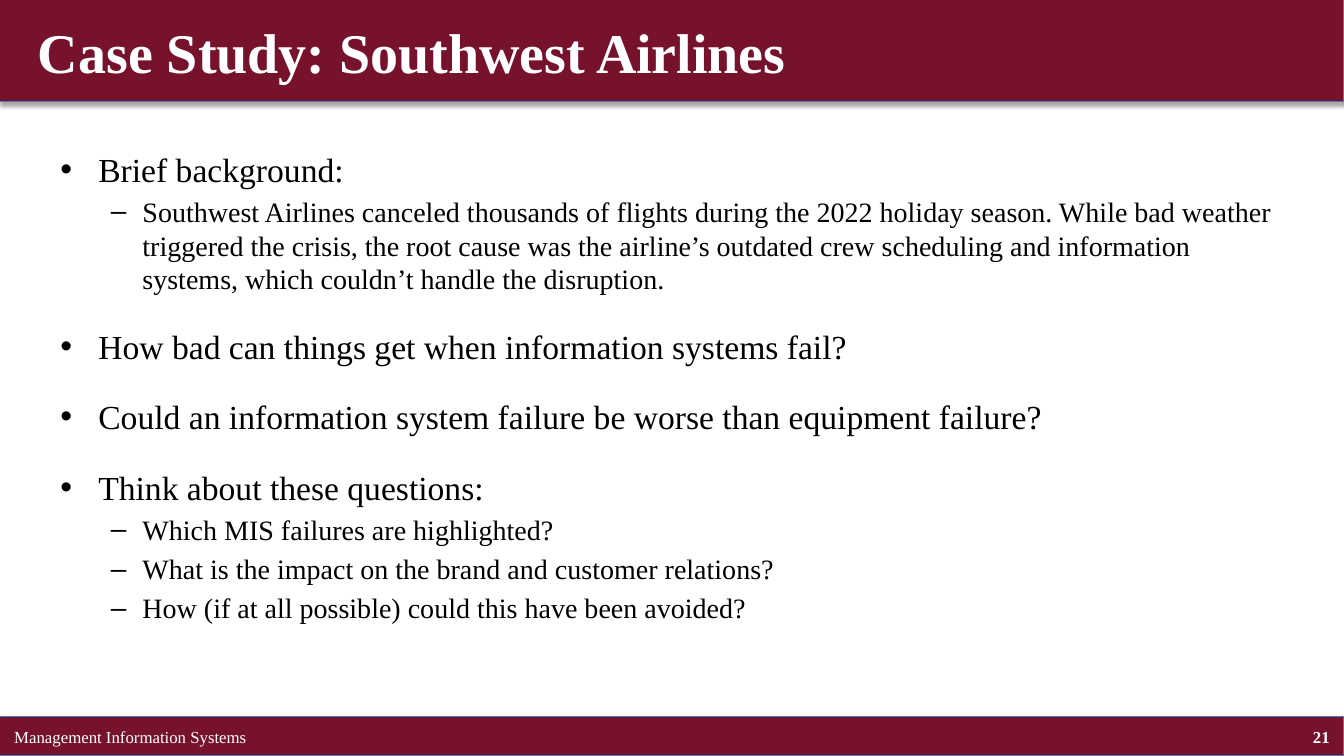
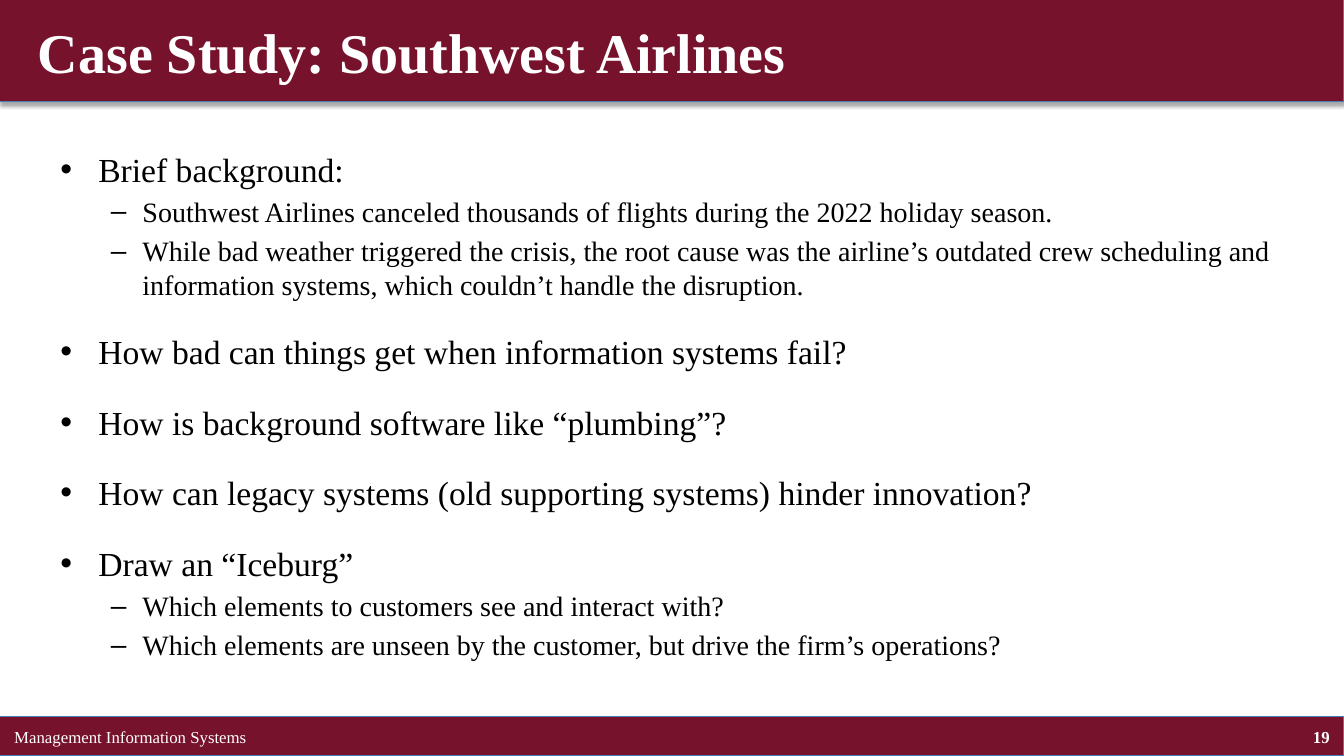
Before and after one commit to brianhwpark/brianhwpark.github.io, a slide deck: slide 19 of files/teaching-resources/concordiacollege-busn-315/busn-315-lecture-note/busn315-ch01.pptx (slide 21 before the commit). Drawn at 1344x756 pixels with LibreOffice and Linux fonts; fonts in the diff are those of the drawing. Boxes give left, top, right and bottom in pixels: in the first picture for what was removed or moved away, otherwise in the second. Text is boxed around its words. In the diff, an @@ line names an element or a change of style, - is before the commit and + after.

```diff
--- a/files/teaching-resources/concordiacollege-busn-315/busn-315-lecture-note/busn315-ch01.pptx
+++ b/files/teaching-resources/concordiacollege-busn-315/busn-315-lecture-note/busn315-ch01.pptx
@@ text at [142,202,1269,300]: text changed @@
-  – Southwest Airlines canceled thousands of flights during the 2022 holiday season. While bad weather triggered the crisis, the root cause was the airline’s outdated crew scheduling and information systems, which couldn’t handle the disruption.
+  – Southwest Airlines canceled thousands of flights during the 2022 holiday season.
+  – While bad weather triggered the crisis, the root cause was the airline’s outdated crew scheduling and information systems, which couldn’t handle the disruption.
@@ text at [98,411,1032,661]: text changed; size 20 to 24 pt @@
-• Could an information system failure be worse than equipment failure?
-• Think about these questions:
-  – Which MIS failures are highlighted?
-  – What is the impact on the brand and customer relations?
-  – How (if at all possible) could this have been avoided?
+• How is background software like “plumbing”?
+• How can legacy systems (old supporting systems) hinder innovation?
+• Draw an “Iceburg”
+  – Which elements to customers see and interact with?
+  – Which elements are unseen by the customer, but drive the firm’s operations?
@@ page number at [1313,732,1330,743]: text changed @@
-21
+19
```
Also in this commit, not shown: 3 slides removed, 10 other files.
